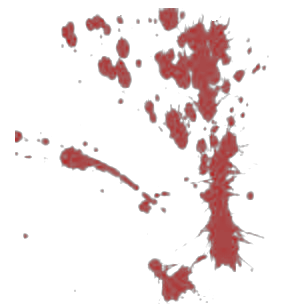
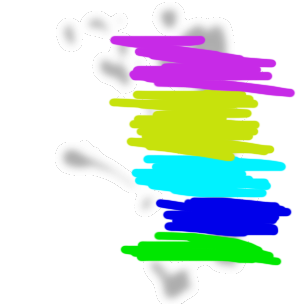
Layers edited between the first and the second 304x304 image:
added layer "Layer 9 copy 3" above "Layer 9" over [55, 2, 296, 304]
hid "Layer 1" over [15, 8, 269, 304]
